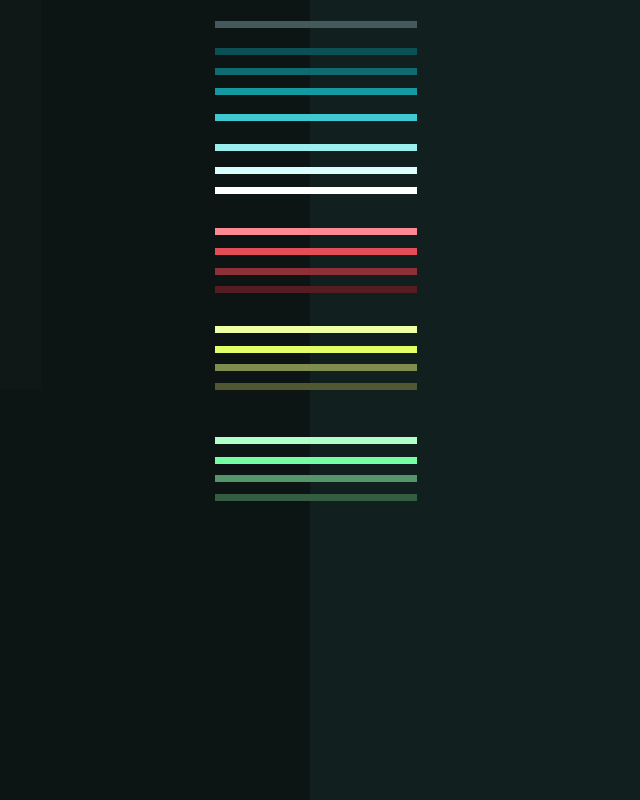
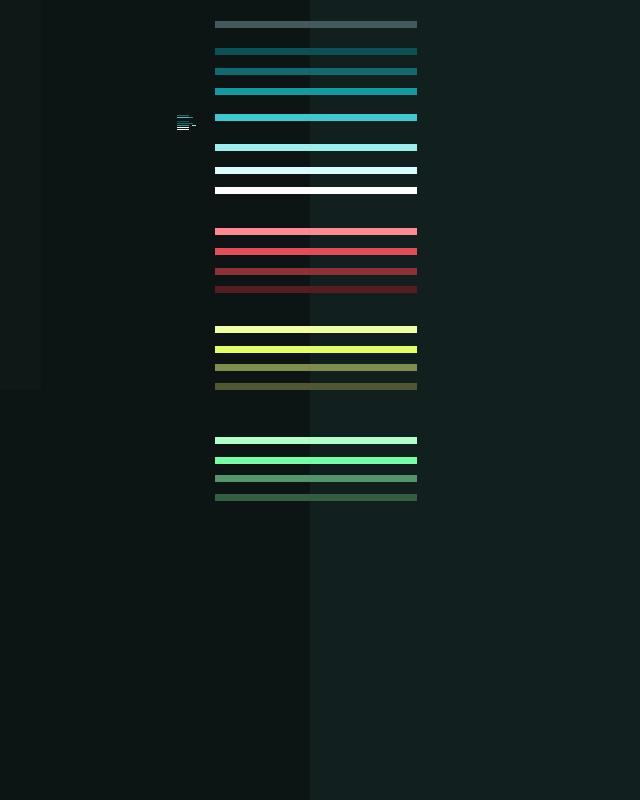
The second (640, 800) image is a revision of the first. Changes to its layers:
painted on "fg" over (x1=177, y1=115, x2=196, y2=130)
